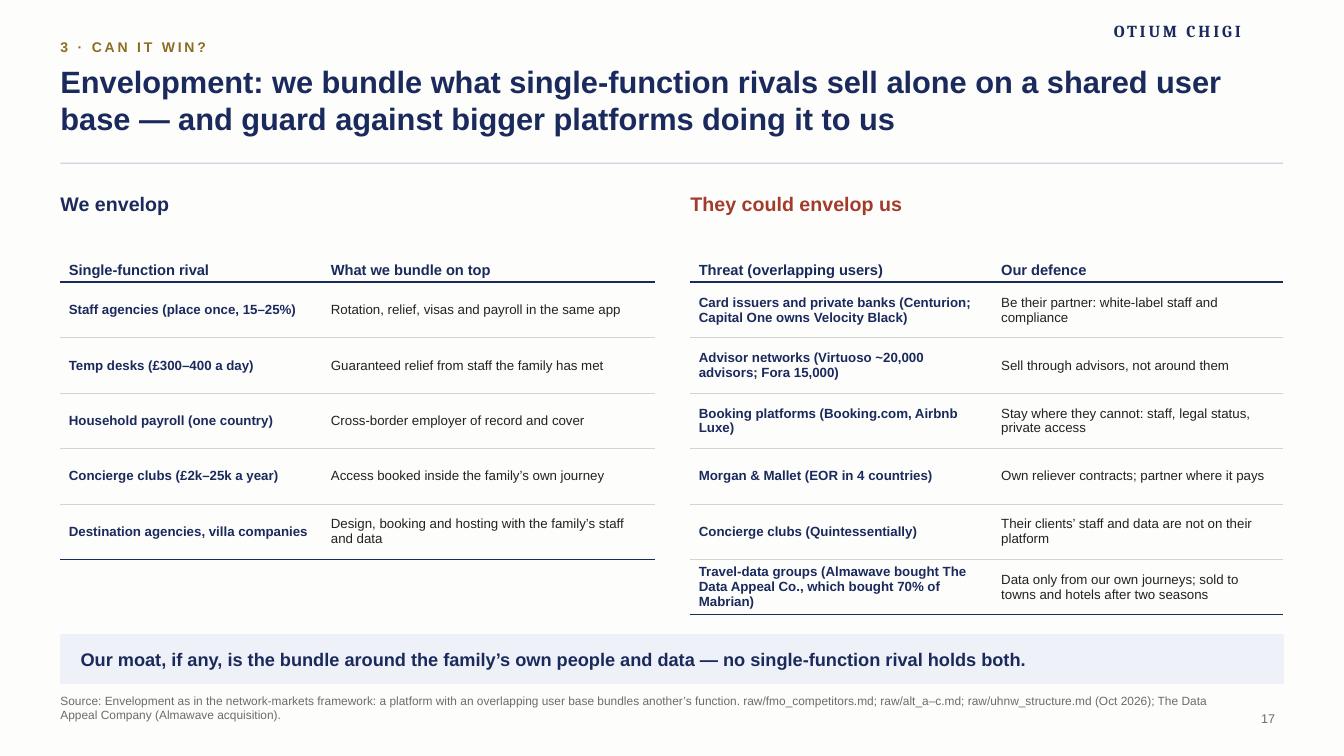
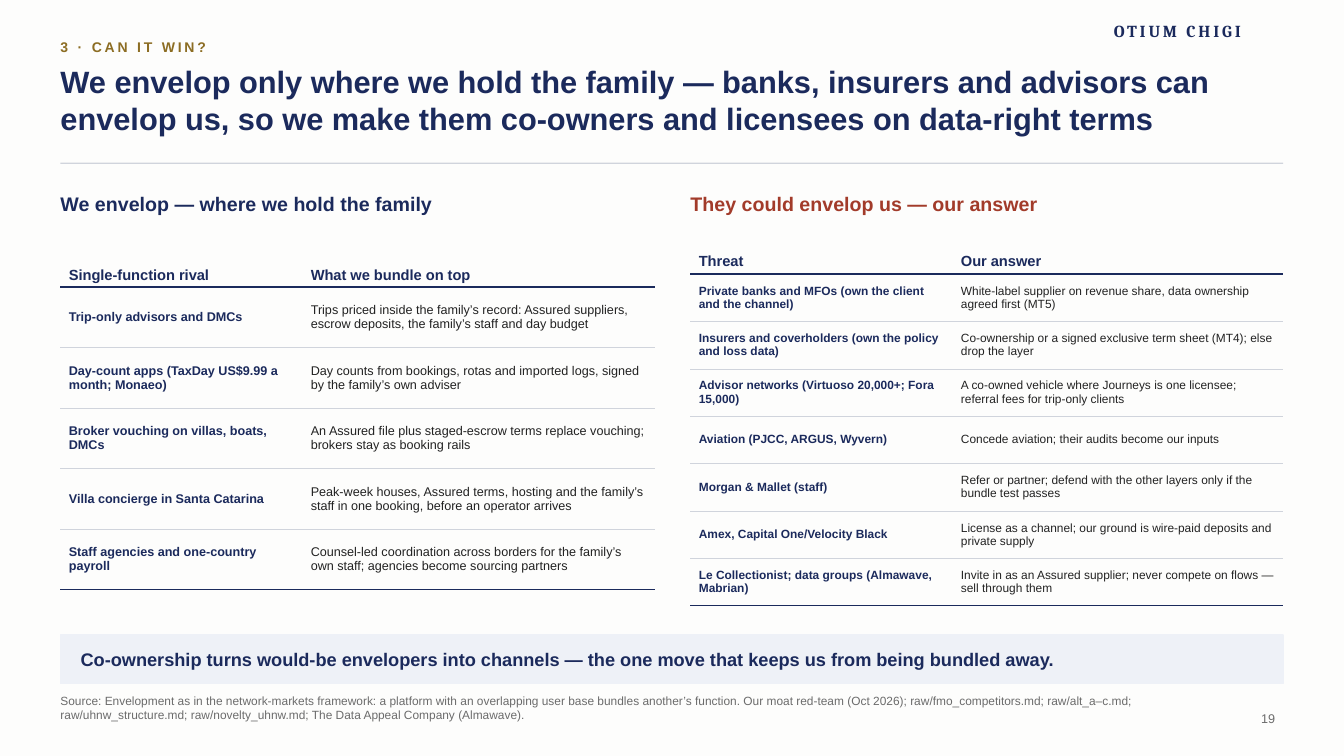
Before and after one commit to algarcalebe-web/legendary-bassoon, a slide deck: slide 19 of deck/Otium_Chigi_Journeys_Strategy_Deck.pptx (slide 17 before the commit). Drawn at 1344x756 pixels with LibreOffice and Linux fonts; fonts in the diff are those of the drawing; background and template pictures are left out. Boxes give left, top, right and bottom in pixels: in the first picture for what was removed or moved away, otherwise in the second. Text is boxed around its words. In the diff, an @@ line names an element or a change of style, - is before the commit and + after.

```diff
--- a/deck/Otium_Chigi_Journeys_Strategy_Deck.pptx
+++ b/deck/Otium_Chigi_Journeys_Strategy_Deck.pptx
@@ title at [60, 70, 1209, 135]: text changed @@
-Envelopment: we bundle what single-function rivals sell alone on a shared user base — and guard against bigger platforms doing it to us
+We envelop only where we hold the family — banks, insurers and advisors can envelop us, so we make them co-owners and licensees on data-right terms
@@ text at [60, 196, 432, 215]: text changed @@
-We envelop
+We envelop — where we hold the family
@@ text at [690, 196, 1038, 215]: text changed @@
-They could envelop us
+They could envelop us — our answer
@@ table at [60, 227, 655, 577] @@
-row 2, column 1: Staff agencies (place once, 15–25%)
+row 2, column 1: Trip-only advisors and DMCs
-row 2, column 2: Rotation, relief, visas and payroll in the same app
+row 2, column 2: Trips priced inside the family’s record: Assured suppliers, escrow deposits, the family’s staff and day budget
-row 3, column 1: Temp desks (£300–400 a day)
+row 3, column 1: Day-count apps (TaxDay US$9.99 a month; Monaeo)
-row 3, column 2: Guaranteed relief from staff the family has met
+row 3, column 2: Day counts from bookings, rotas and imported logs, signed by the family’s own adviser
-row 4, column 1: Household payroll (one country)
+row 4, column 1: Broker vouching on villas, boats, DMCs
-row 4, column 2: Cross-border employer of record and cover
+row 4, column 2: An Assured file plus staged-escrow terms replace vouching; brokers stay as booking rails
-row 5, column 1: Concierge clubs (£2k–25k a year)
+row 5, column 1: Villa concierge in Santa Catarina
-row 5, column 2: Access booked inside the family’s own journey
+row 5, column 2: Peak-week houses, Assured terms, hosting and the family’s staff in one booking, before an operator arrives
-row 6, column 1: Destination agencies, villa companies
+row 6, column 1: Staff agencies and one-country payroll
-row 6, column 2: Design, booking and hosting with the family’s staff and data
+row 6, column 2: Counsel-led coordination across borders for the family’s own staff; agencies become sourcing partners
@@ table at [691, 227, 1284, 599] @@
-row 1: Threat (overlapping users) | Our defence
-row 2: Card issuers and private banks (Centurion; Capital One owns Velocity Black) | Be their partner: white-label staff and compliance
-row 3: Advisor networks (Virtuoso ~20,000 advisors; Fora 15,000) | Sell through advisors, not around them
-row 4: Booking platforms (Booking.com, Airbnb Luxe) | Stay where they cannot: staff, legal status, private access
-row 5: Morgan & Mallet (EOR in 4 countries) | Own reliever contracts; partner where it pays
-row 6: Concierge clubs (Quintessentially) | Their clients’ staff and data are not on their platform
-row 7: Travel-data groups (Almawave bought The Data Appeal Co., which bought 70% of Mabrian) | Data only from our own journeys; sold to towns and hotels after two seasons
+row 1: Threat | Our answer
+row 2: Private banks and MFOs (own the client and the channel) | White-label supplier on revenue share, data ownership agreed first (MT5)
+row 3: Insurers and coverholders (own the policy and loss data) | Co-ownership or a signed exclusive term sheet (MT4); else drop the layer
+row 4: Advisor networks (Virtuoso 20,000+; Fora 15,000) | A co-owned vehicle where Journeys is one licensee; referral fees for trip-only clients
+row 5: Aviation (PJCC, ARGUS, Wyvern) | Concede aviation; their audits become our inputs
+row 6: Morgan & Mallet (staff) | Refer or partner; defend with the other layers only if the bundle test passes
+row 7: Amex, Capital One/Velocity Black | License as a channel; our ground is wire-paid deposits and private supply
+row 8: Le Collectionist; data groups (Almawave, Mabrian) | Invite in as an Assured supplier; never compete on flows — sell through them
@@ text at [81, 652, 1053, 670]: text changed @@
-Our moat, if any, is the bundle around the family’s own people and data — no single-function rival holds both.
+Co-ownership turns would-be envelopers into channels — the one move that keeps us from being bundled away.
@@ text at [60, 696, 1131, 722]: text changed @@
-Source: Envelopment as in the network-markets framework: a platform with an overlapping user base bundles another’s function. raw/fmo_competitors.md; raw/alt_a–c.md; raw/uhnw_structure.md (Oct 2026); The Data Appeal Company (Almawave acquisition).
+Source: Envelopment as in the network-markets framework: a platform with an overlapping user base bundles another’s function. Our moat red-team (Oct 2026); raw/fmo_competitors.md; raw/alt_a–c.md; raw/uhnw_structure.md; raw/novelty_uhnw.md; The Data Appeal Company (Almawave).
@@ page number at [1261, 714, 1275, 723]: text changed @@
-17
+19
```
Also in this commit, not shown: 18 other slides changed, 5 slides added, 3 slides removed, 8 other files.
